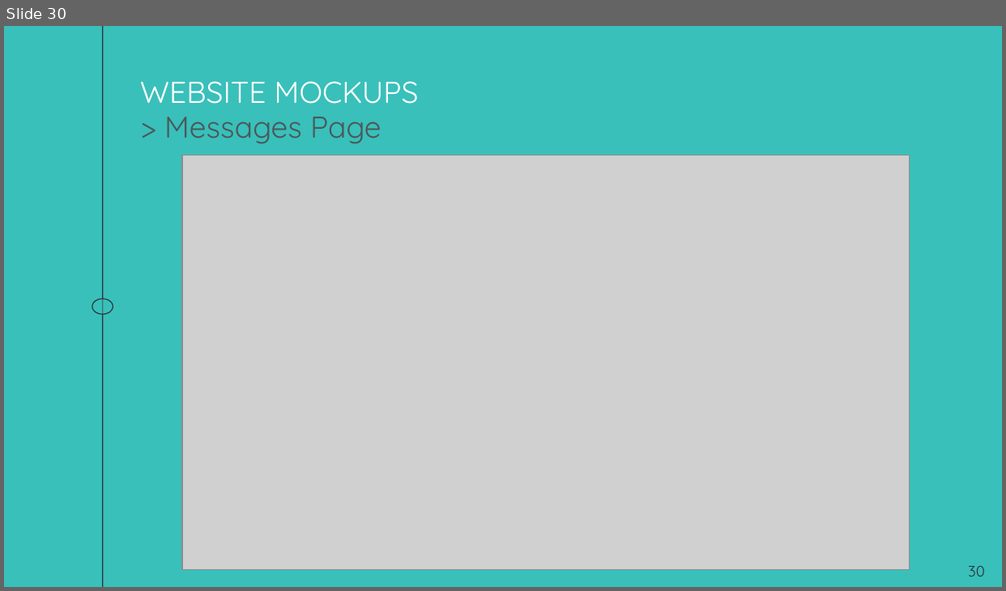
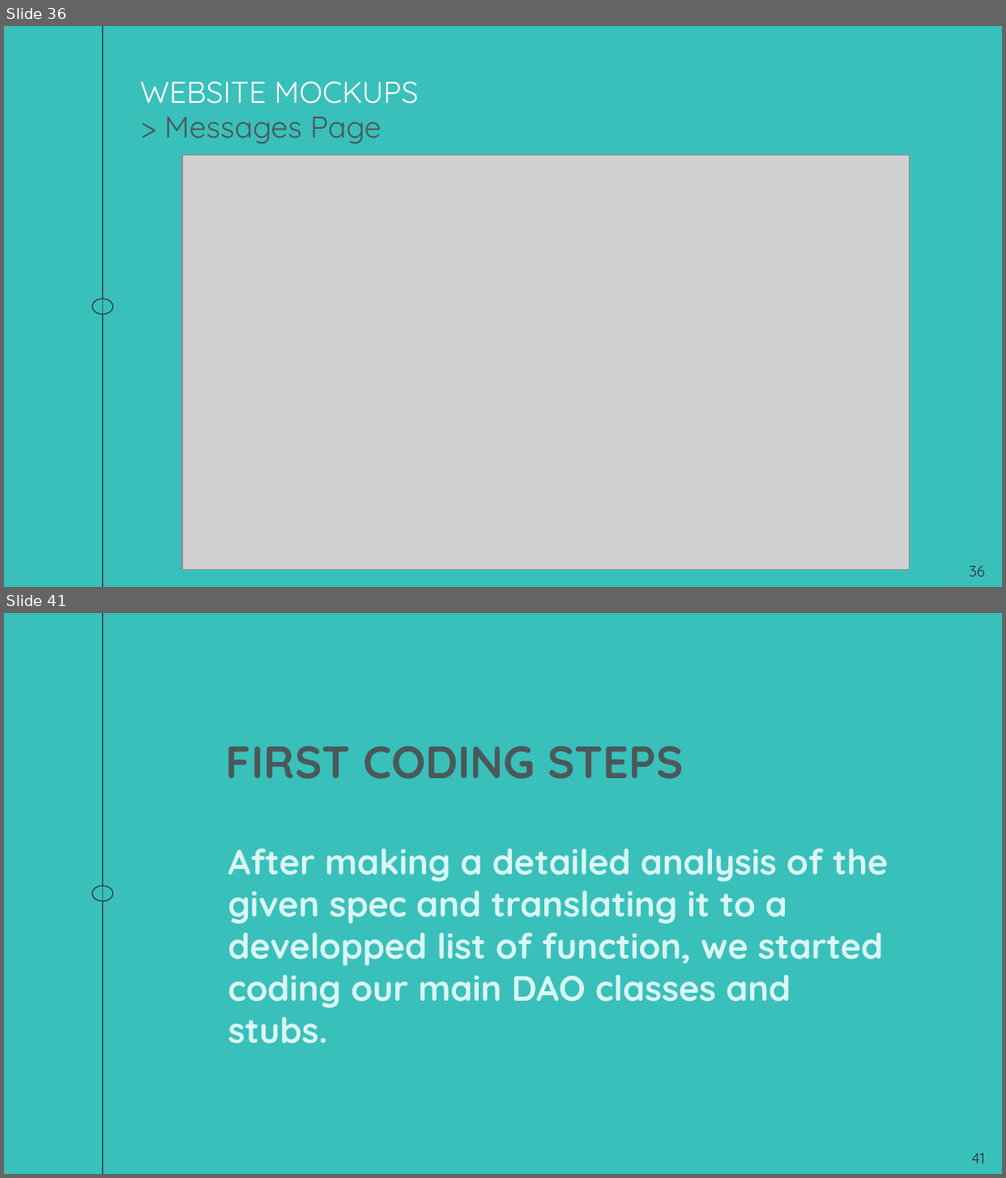
Before and after one commit to andressito/ProjetGLA2019, a slide deck: Projet/Rapport/TD4_GL_G1.odp. Shown one above the other, each under a label of ours: slide 30 before the commit, slides 36 and 41 after it; the slides between them are not shown. The pictures are 1006x591 and 1006x1178 pixels, drawn with LibreOffice and Linux fonts; fonts in the diff are those of the drawing; grey boxes stand for pictures. Boxes give left, top, right and bottom in pixels: in the first picture for what was removed or moved away, otherwise in the second. Text is boxed around its words. In the diff, an @@ line names an element or a change of style, - is before the commit and + after.

```diff
--- a/Projet/Rapport/TD4_GL_G1.odp
+++ b/Projet/Rapport/TD4_GL_G1.odp
@@ slide 41 added at (x1=4, y1=613, x2=1002, y2=1174), background #39C0BA; not listed: 2 template elements that a slide beside it also shows @@
@@ subtitle added at (x1=226, y1=746, x2=683, y2=779), 36 pt, text #4B585A, bold @@
+FIRST CODING STEPS
@@ text added at (x1=228, y1=849, x2=888, y2=1008), 28 pt, text #DAF7F5, bold @@
+After making a detailed analysis of the given spec and translating it to a developped list of function, we started coding our main DAO classes and stubs.
@@ page number added at (x1=971, y1=1153, x2=985, y2=1164), 12 pt, text #2E3037 @@
+41
@@ what was slide 30 is now slide 36 @@
@@ page number at (x1=969, y1=565, x2=985, y2=577): text changed @@
-30
+36
```
Also in this commit, not shown: 2 slides changed, 9 other slides added, 2 other files.
